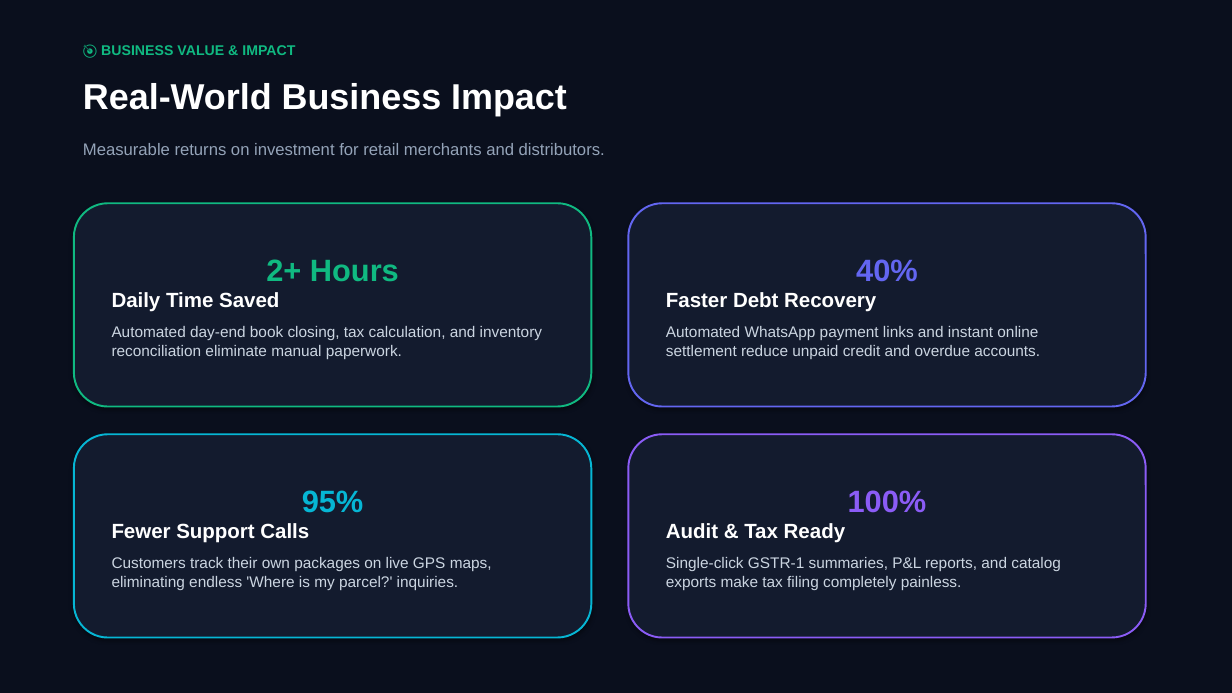
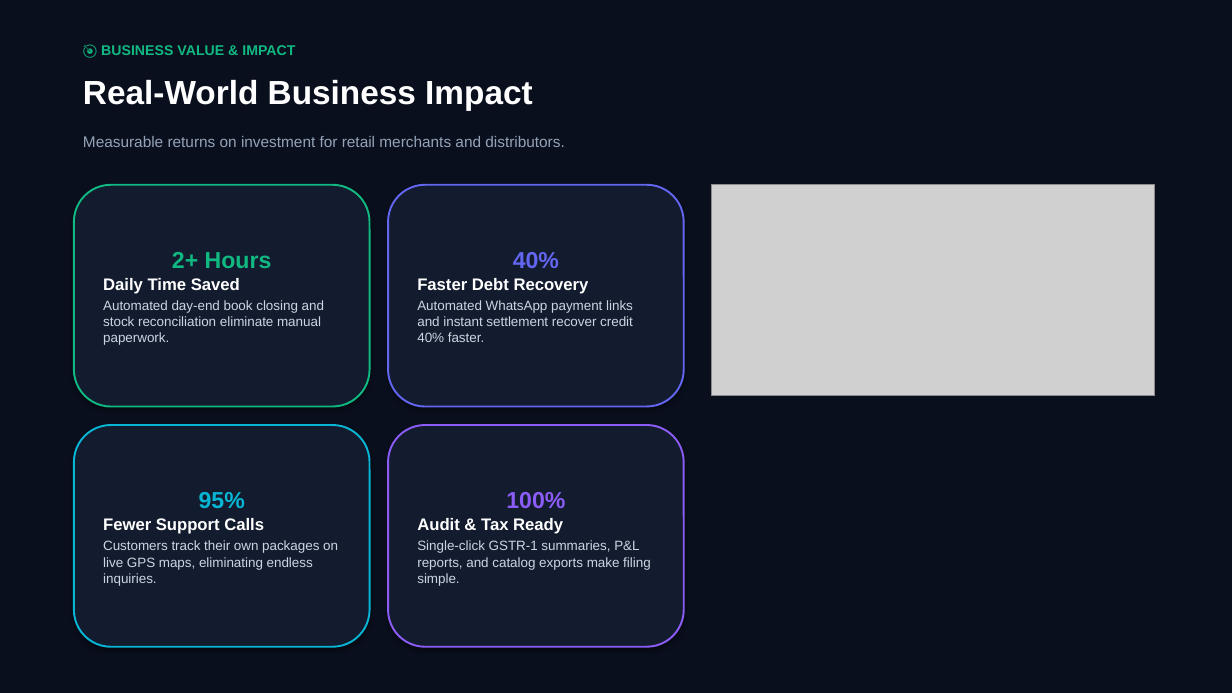
Before and after one commit to MayuurPandav/vyapar-frontend-files-, a slide deck: slide 7 of public/Vyapar_2.0_Presentation.pptx. Drawn at 1232x693 pixels with LibreOffice and Linux fonts; fonts in the diff are those of the drawing; grey boxes stand for pictures. Boxes give left, top, right and bottom in pixels: in the first picture for what was removed or moved away, otherwise in the second. Text is boxed around its words. In the diff, an @@ line names an element or a change of style, - is before the commit and + after.

Commit message:
feat(presentation): embed rich graphics and live screenshots on every single slide of 8-slide deck

```diff
--- a/public/Vyapar_2.0_Presentation.pptx
+++ b/public/Vyapar_2.0_Presentation.pptx
@@ text "Real-World Business Impact" at [83,79,533,110]: size 28 to 26 pt @@
@@ text "Measurable returns on investment for ..." at [83,136,564,147]: size 13 to 12 pt @@
@@ rounded rectangle "2+ Hours": place and size @@
-rounded rectangle "2+ Hours" at [74,203,592,407]
+rounded rectangle "2+ Hours" at [74,185,370,407]
@@ rounded rectangle "40%": place and size @@
-rounded rectangle "40%" at [628,203,1146,407]
+rounded rectangle "40%" at [388,185,684,407]
@@ picture added at [712,185,1155,396] @@
@@ text in rounded rectangle at [103,252,272,294]: size 24 to 18 pt in "2+ Hours"; size 16 to 13 pt in "Daily Time Saved" @@
@@ text in rounded rectangle at [417,252,589,294]: size 24 to 18 pt in "40%"; size 16 to 13 pt in "Faster Debt Recovery" @@
@@ text in rounded rectangle at [103,300,324,345]: text changed; size 12 to 10.5 pt @@
-Automated day-end book closing, tax calculation, and inventory reconciliation eliminate manual paperwork.
+Automated day-end book closing and stock reconciliation eliminate manual paperwork.
@@ text in rounded rectangle at [417,300,633,342]: text changed; size 12 to 10.5 pt @@
-Automated WhatsApp payment links and instant online settlement reduce unpaid credit and overdue accounts.
+Automated WhatsApp payment links and instant settlement recover credit 40% faster.
@@ rounded rectangle "95%": place and size @@
-rounded rectangle "95%" at [74,434,592,638]
+rounded rectangle "95%" at [74,425,370,647]
@@ rounded rectangle "100%": place and size @@
-rounded rectangle "100%" at [628,434,1146,638]
+rounded rectangle "100%" at [388,425,684,647]
@@ text in rounded rectangle at [103,492,264,534]: size 24 to 18 pt in "95%"; size 16 to 13 pt in "Fewer Support Calls" @@
@@ text in rounded rectangle at [417,492,565,534]: size 24 to 18 pt in "100%"; size 16 to 13 pt in "Audit & Tax Ready" @@
@@ text in rounded rectangle at [103,540,338,586]: text changed; size 12 to 10.5 pt @@
-Customers track their own packages on live GPS maps, eliminating endless 'Where is my parcel?' inquiries.
+Customers track their own packages on live GPS maps, eliminating endless inquiries.
@@ text in rounded rectangle at [417,540,651,586]: text changed; size 12 to 10.5 pt @@
-Single-click GSTR-1 summaries, P&L reports, and catalog exports make tax filing completely painless.
+Single-click GSTR-1 summaries, P&L reports, and catalog exports make filing simple.
```
Also in this commit, not shown: 7 other slides changed, 7 other files.
